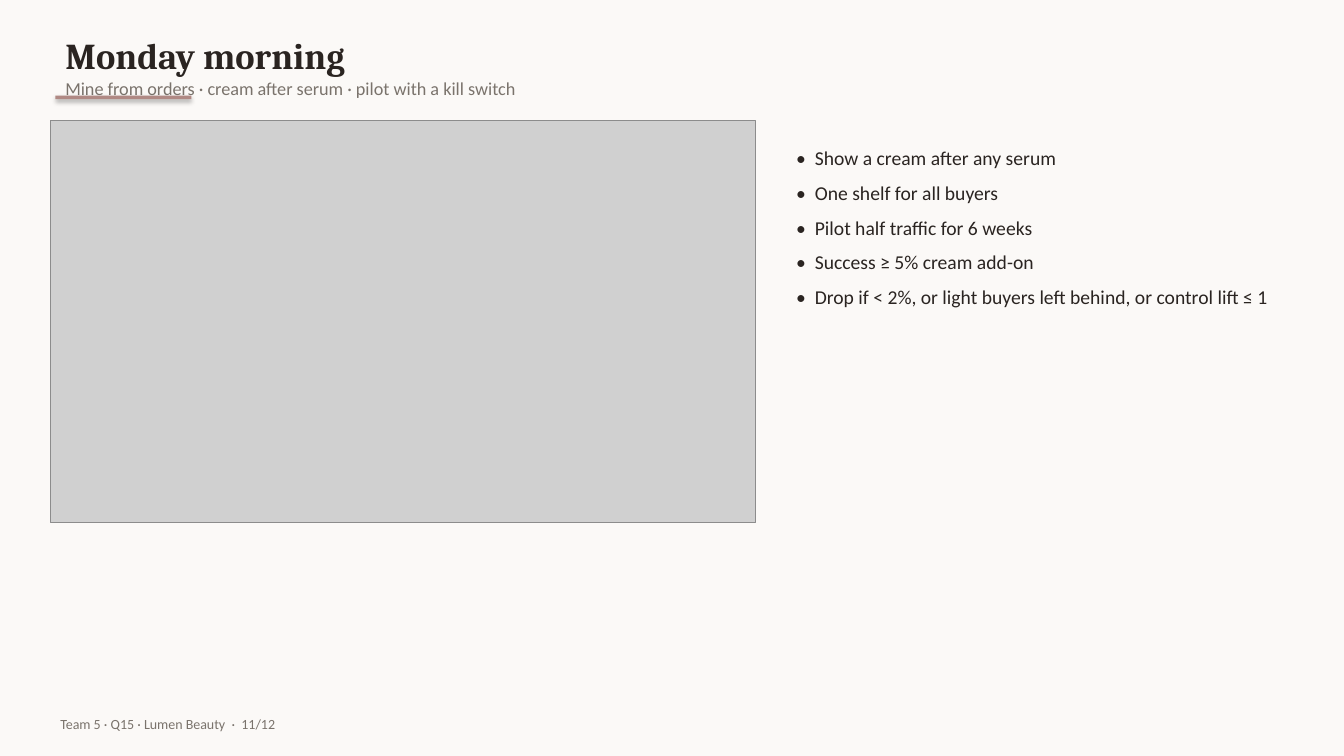
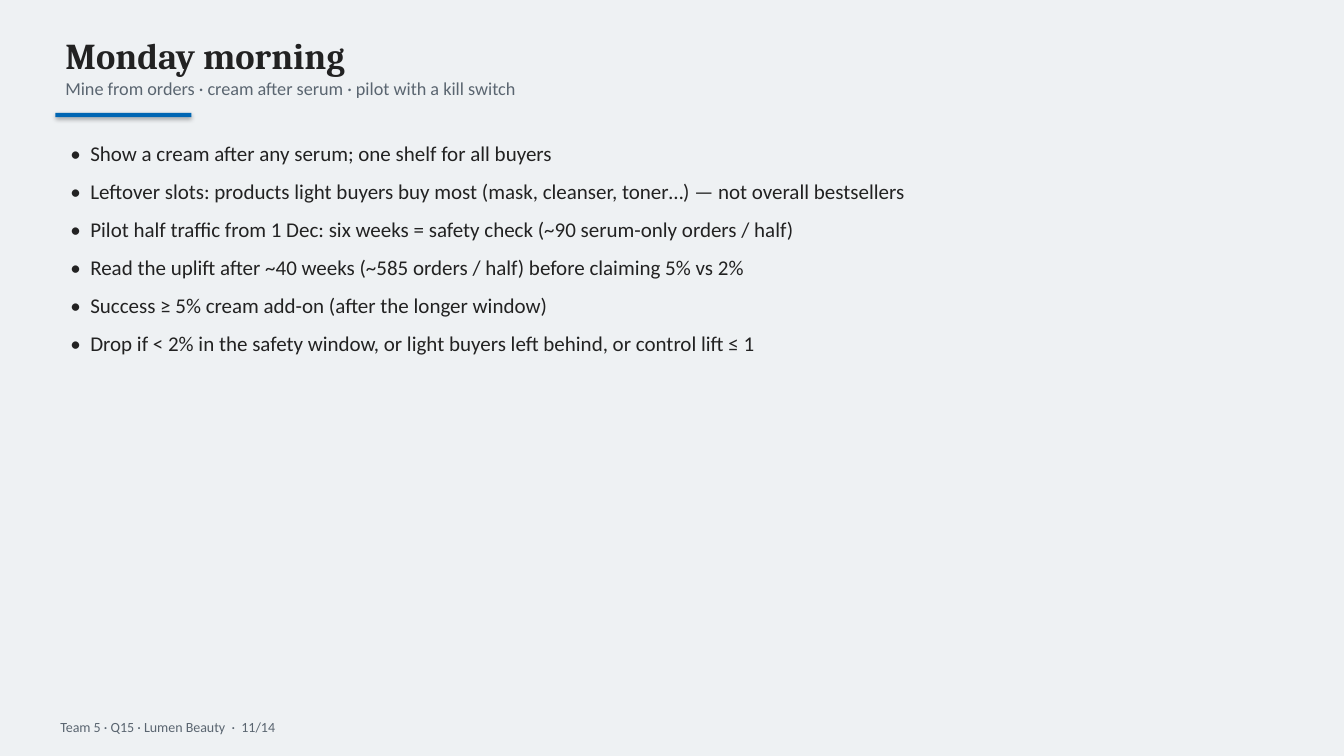
Before and after one commit to N1Rizhka/New-Media-Technology-and-Analytics---Final-Project, a slide deck: slide 11 of deliverables/Team5_Q15_pitch.pptx. Drawn at 1344x756 pixels with LibreOffice and Linux fonts; fonts in the diff are those of the drawing; grey boxes stand for pictures. Boxes give left, top, right and bottom in pixels: in the first picture for what was removed or moved away, otherwise in the second. Text is boxed around its words. In the diff, an @@ line names an element or a change of style, - is before the commit and + after.

```diff
--- a/deliverables/Team5_Q15_pitch.pptx
+++ b/deliverables/Team5_Q15_pitch.pptx
@@ rectangle at (0,0,1344,756): fill #FBF9F7 to #EEF1F3 @@
@@ text "Monday morning" at (65,43,515,98): text colour #2A2421 to #222222 in "Monday morning"; text colour #7A736C to #5A6570 in "Mine from orders · cream after serum ..." @@
@@ rectangle: place and size @@
-rectangle at (55,96,192,99)
+rectangle at (55,113,192,117)
@@ rectangle at (55,113,192,117): fill #B08984 to #0066B3 @@
@@ picture removed at (50,121,756,522) @@
@@ text at (90,146,904,355): text changed; size 14 to 15 pt; text colour #2A2421 to #222222 @@
-• Show a cream after any serum
-• One shelf for all buyers
-• Pilot half traffic for 6 weeks
-• Success ≥ 5% cream add-on
-• Drop if < 2%, or light buyers left behind, or control lift ≤ 1
+• Show a cream after any serum; one shelf for all buyers
+• Leftover slots: products light buyers buy most (mask, cleanser, toner…) — not overall bestsellers
+• Pilot half traffic from 1 Dec: six weeks = safety check (~90 serum-only orders / half)
+• Read the uplift after ~40 weeks (~585 orders / half) before claiming 5% vs 2%
+• Success ≥ 5% cream add-on (after the longer window)
+• Drop if < 2% in the safety window, or light buyers left behind, or control lift ≤ 1
@@ text at (60,722,275,734): text changed; text colour #7A736C to #5A6570 @@
-Team 5 · Q15 · Lumen Beauty · 11/12
+Team 5 · Q15 · Lumen Beauty · 11/14
```
Also in this commit, not shown: 10 other slides changed, 3 slides added, 1 slide removed, 31 other files.
